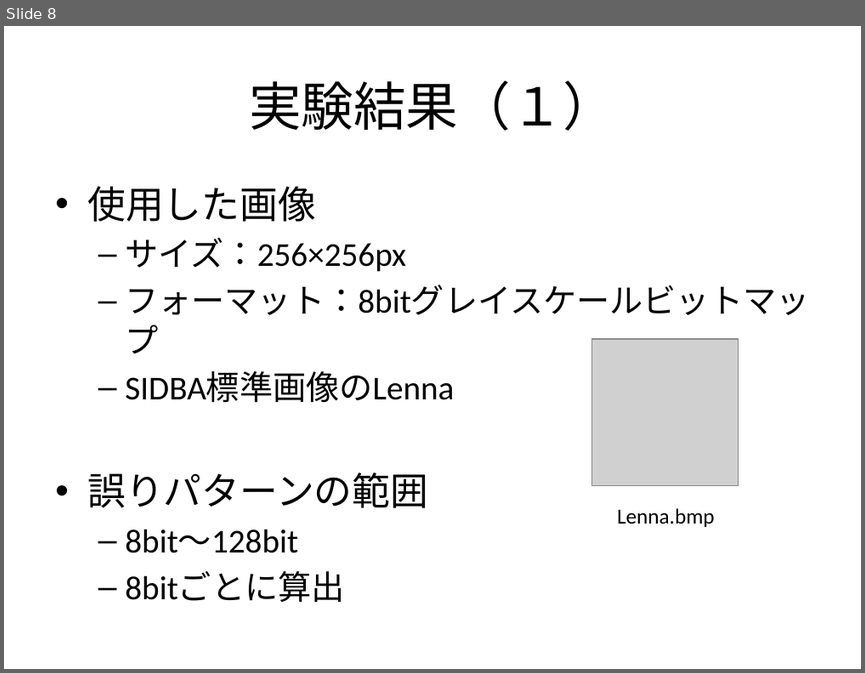
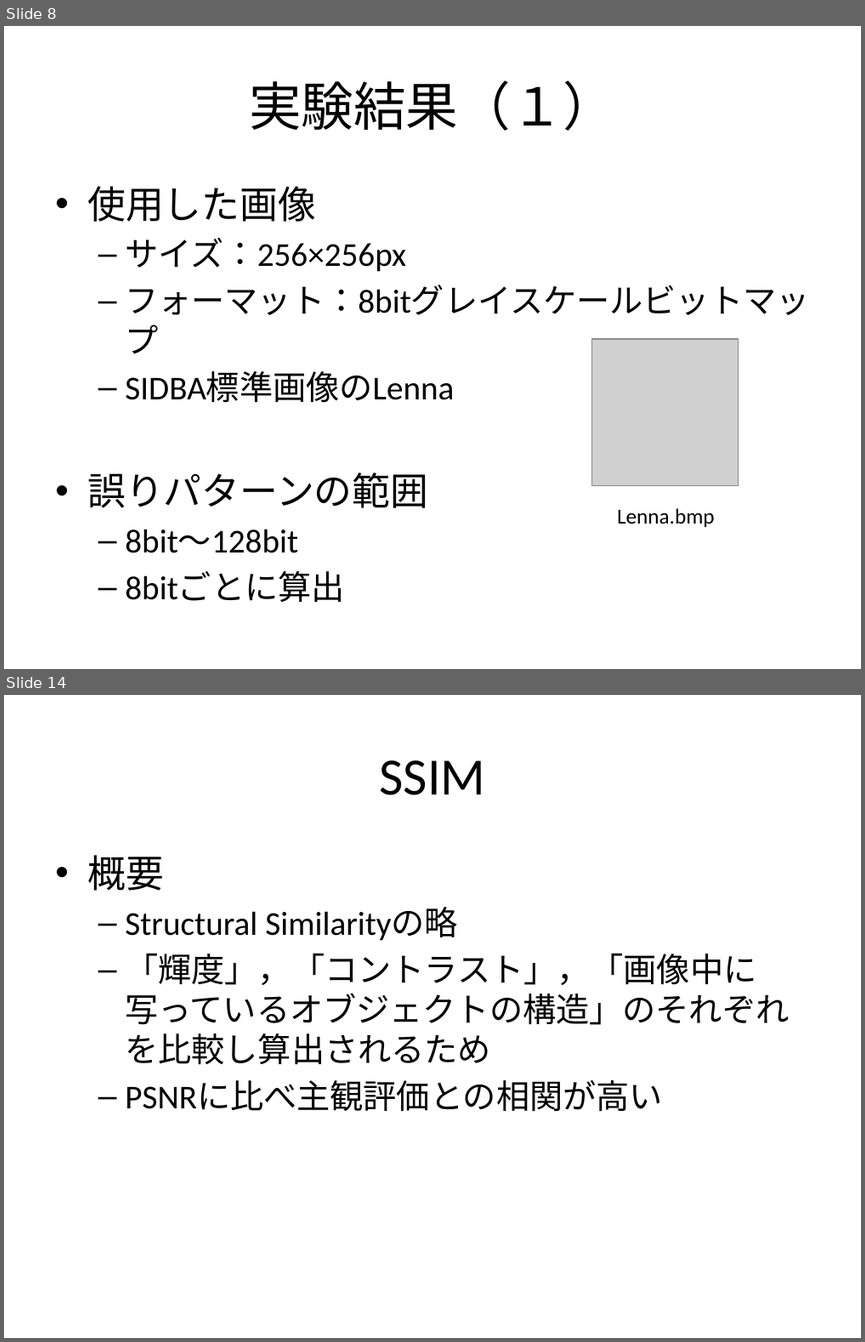
Before and after one commit to sakuna63/TestForCodingWithCostFunction, a slide deck: documents/MidtermReport/slide/j0929.pptx. Shown one above the other, each under a label of ours: slide 8 before the commit, slides 8 and 14 after it; the slides between them are not shown. The pictures are 865x673 and 865x1342 pixels, drawn with LibreOffice and Linux fonts; fonts in the diff are those of the drawing; grey boxes stand for pictures. Boxes give left, top, right and bottom in pixels: in the first picture for what was removed or moved away, otherwise in the second. Text is boxed around its words. In the diff, an @@ line names an element or a change of style, - is before the commit and + after.

```diff
--- a/documents/MidtermReport/slide/j0929.pptx
+++ b/documents/MidtermReport/slide/j0929.pptx
@@ slide 14 added at (4, 695, 861, 1338), background #FFFFFF @@
@@ title added at (380, 760, 486, 795), 44 pt, text #000000 @@
+SSIM
@@ text added at (87, 855, 789, 1111), 28 pt, text #000000 @@
+• 概要
+  – Structural Similarityの略
+  – 「輝度」，「コントラスト」，「画像中に写っているオブジェクトの構造」のそれぞれを比較し算出されるため
+  – PSNRに比べ主観評価との相関が高い
```
Also in this commit, not shown: 6 slides changed, 2 other slides added, 4 slides removed.
